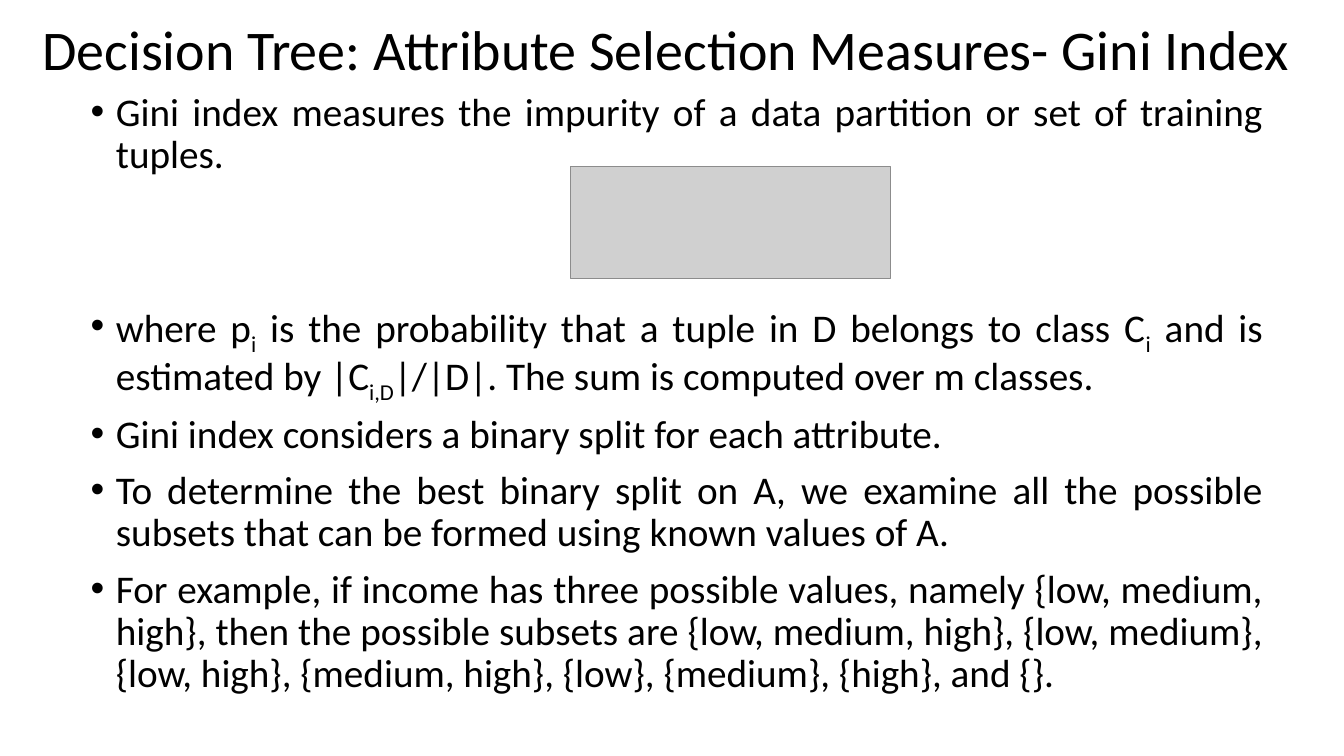
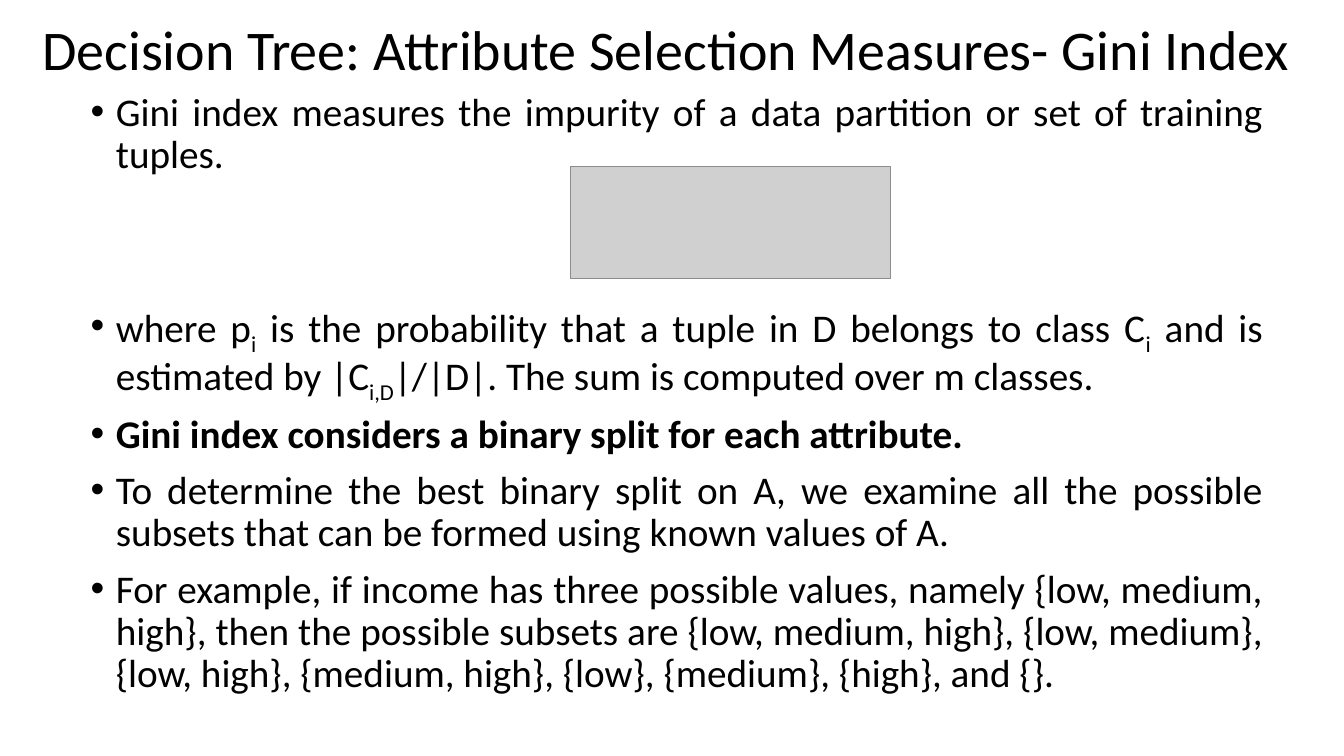
Before and after one commit to skysumitkumar/Du_Mca, a slide deck: slide 44 of 3rd_semester/Data_Science_with_python/PPT/Unit_3/Confusion_matrix_And_Decision_tree.pptx. Drawn at 1344x756 pixels with LibreOffice and Linux fonts; fonts in the diff are those of the drawing; grey boxes stand for pictures. Boxes give left, top, right and bottom in pixels: in the first picture for what was removed or moved away, otherwise in the second. Text is boxed around its words. In the diff, an @@ line names an element or a change of style, - is before the commit and + after.

```diff
--- a/3rd_semester/Data_Science_with_python/PPT/Unit_3/Confusion_matrix_And_Decision_tree.pptx
+++ b/3rd_semester/Data_Science_with_python/PPT/Unit_3/Confusion_matrix_And_Decision_tree.pptx
@@ text at box(116, 420, 962, 454): bold on in "Gini index considers a binary split for ..." @@
```
Also in this commit, not shown: 8 other slides changed, 2 other files.
